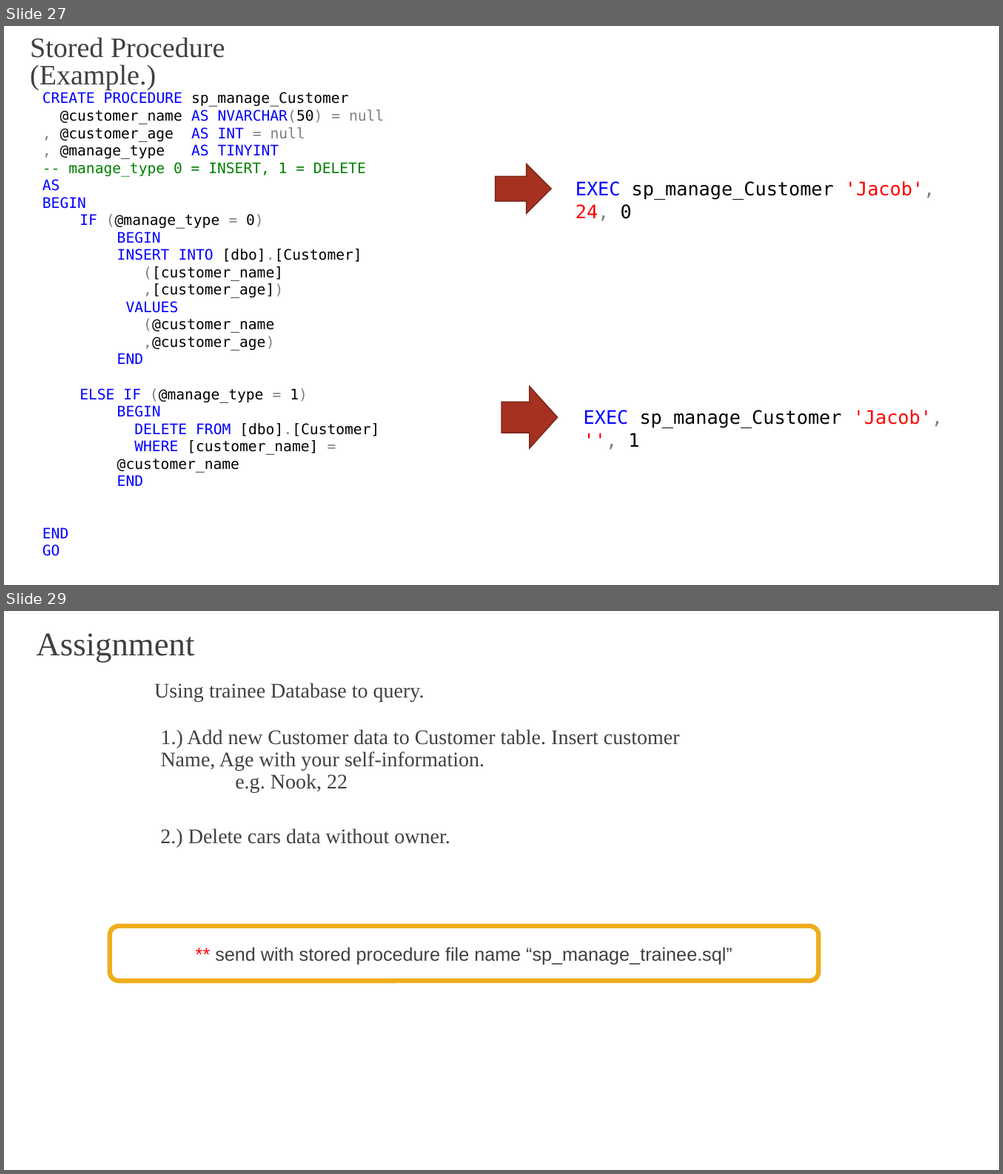
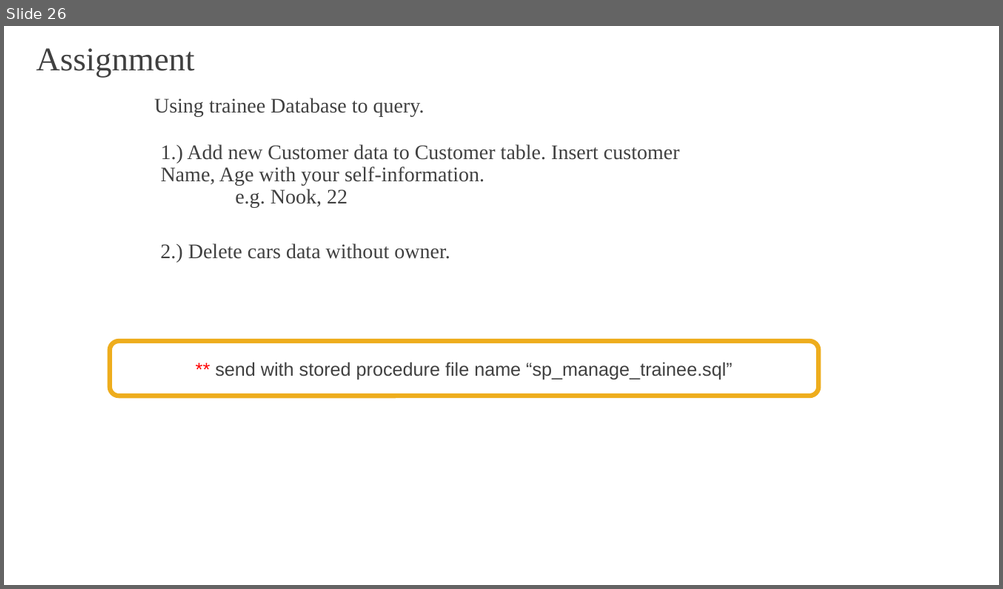
Before and after one commit to nuenook/sql2018, a slide deck: SQL.pptm. Shown one above the other, each under a label of ours: slides 27 and 29 before the commit, slide 26 after it; the slides between them are not shown. The pictures are 1003x1174 and 1003x589 pixels, drawn with LibreOffice and Linux fonts; fonts in the diff are those of the drawing; background and template pictures are left out. Boxes give left, top, right and bottom in pixels: in the first picture for what was removed or moved away, otherwise in the second. Text is boxed around its words. In the diff, an @@ line names an element or a change of style, - is before the commit and + after.

```diff
--- a/SQL.pptm
+++ b/SQL.pptm
@@ slide 27 removed at [4, 26, 999, 585], background picture (left out) @@
@@ text removed at [30, 37, 225, 90] @@
-Stored Procedure (Example.)
@@ text removed at [42, 92, 384, 557] @@
-CREATE PROCEDURE sp_manage_Customer
-@customer_name AS NVARCHAR(50) = null
-, @customer_age AS INT = null
-, @manage_type AS TINYINT
--- manage_type 0 = INSERT, 1 = DELETE
-AS
-BEGIN
-  IF (@manage_type = 0)
-    BEGIN
-    INSERT INTO [dbo].[Customer]
-    ([customer_name]
-    ,[customer_age])
-    VALUES
-    (@customer_name
-    ,@customer_age)
-    END
-  ELSE IF (@manage_type = 1)
-    BEGIN
-    DELETE FROM [dbo].[Customer]
-    WHERE [customer_name] = @customer_name
-    END
-END
-GO
@@ right arrow removed at [495, 164, 551, 214] @@
@@ text removed at [575, 181, 934, 221] @@
-EXEC sp_manage_Customer 'Jacob', 24, 0
@@ down arrow removed at [501, 387, 557, 449] @@
@@ text removed at [583, 410, 942, 447] @@
-EXEC sp_manage_Customer 'Jacob', '', 1
@@ what was slide 29 is now slide 26 @@
```
Also in this commit, not shown: 2 other slides removed.
